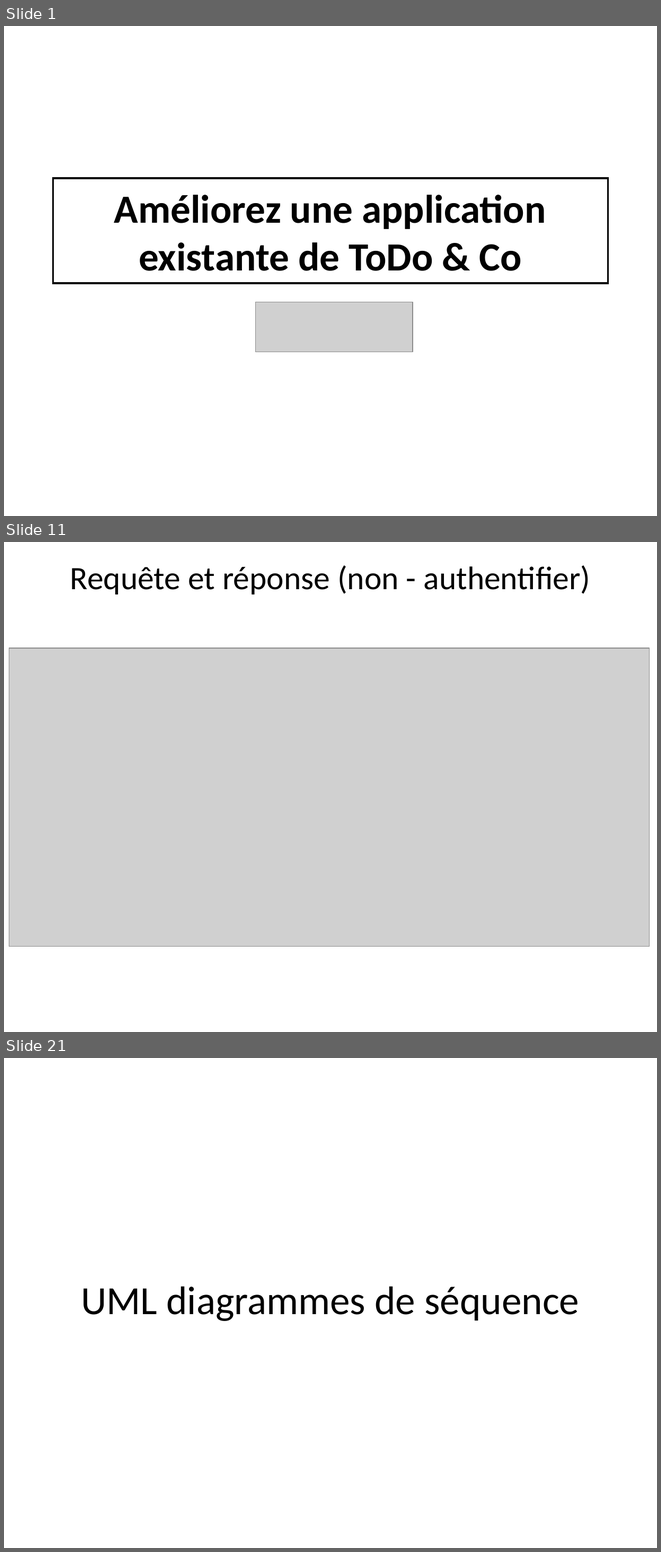
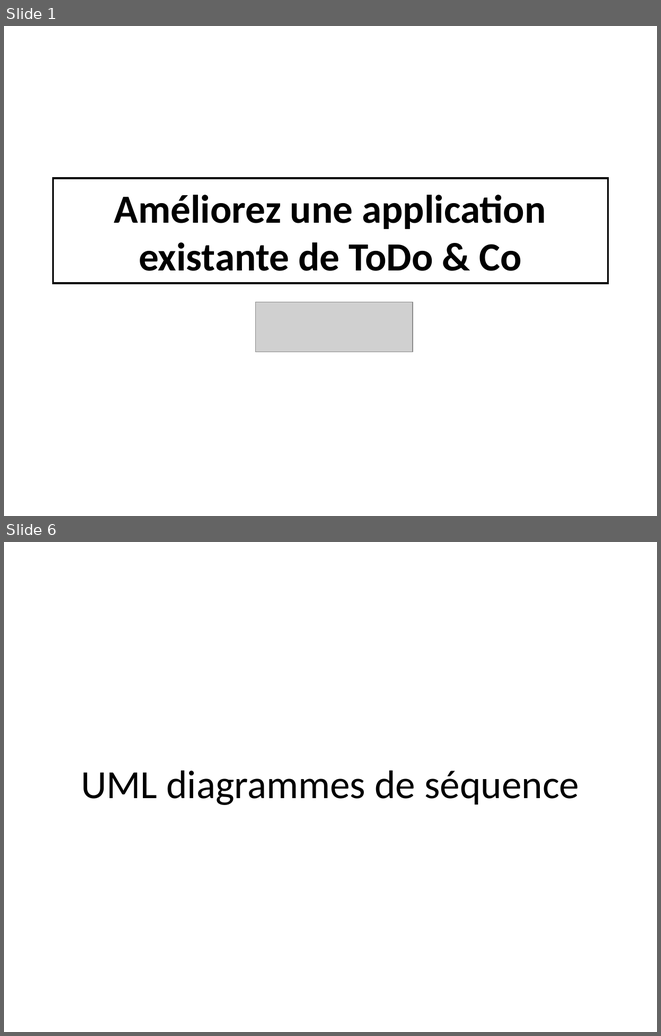
Before and after one commit to yohannzaoui/projet8_ToDo_and_Co, a slide deck: docs/ppt/ToDo&Co.pptx. Shown one above the other, each under a label of ours: slides 1, 11 and 21 before the commit, slides 1 and 6 after it; the slides between them are not shown. The pictures are 661x1552 and 661x1036 pixels, drawn with LibreOffice and Linux fonts; fonts in the diff are those of the drawing; grey boxes stand for pictures. Boxes give left, top, right and bottom in pixels: in the first picture for what was removed or moved away, otherwise in the second. Text is boxed around its words. In the diff, an @@ line names an element or a change of style, - is before the commit and + after.

```diff
--- a/docs/ppt/ToDo&Co.pptx
+++ b/docs/ppt/ToDo&Co.pptx
@@ slide 11 removed at (x1=4, y1=542, x2=657, y2=1032), background #FFFFFF @@
@@ title removed at (x1=70, y1=565, x2=591, y2=594) @@
-Requête et réponse (non - authentifier)
@@ picture removed at (x1=9, y1=648, x2=649, y2=946) @@
@@ what was slide 21 is now slide 6 @@
```
Also in this commit, not shown: 2 slides changed, 12 slides added, 26 other slides removed, 3 other files.
